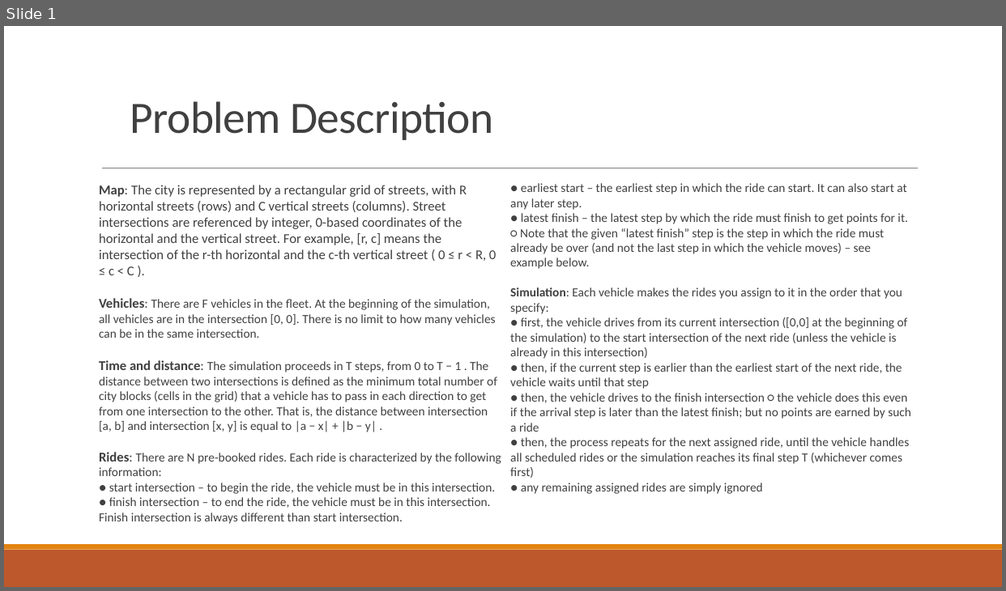
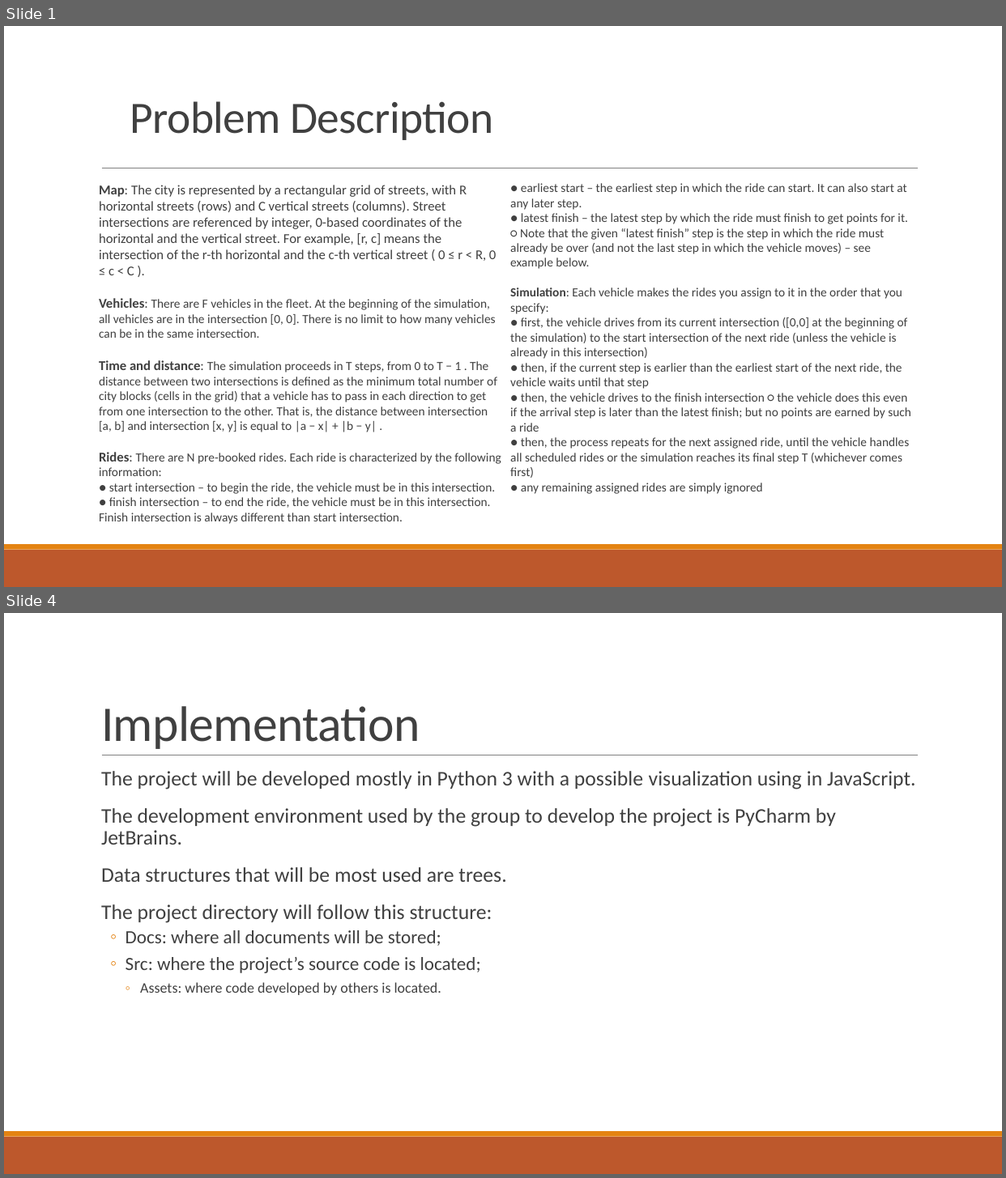
Before and after one commit to motapinto/feup-IART, a slide deck: Projects/P1/doc/IART01.pptx. Shown one above the other, each under a label of ours: slide 1 before the commit, slides 1 and 4 after it; the slides between them are not shown. The pictures are 1006x591 and 1006x1178 pixels, drawn with LibreOffice and Linux fonts; fonts in the diff are those of the drawing. Boxes give left, top, right and bottom in pixels: in the first picture for what was removed or moved away, otherwise in the second. Text is boxed around its words. In the diff, an @@ line names an element or a change of style, - is before the commit and + after.

Commit message:
modified ppt

```diff
--- a/Projects/P1/doc/IART01.pptx
+++ b/Projects/P1/doc/IART01.pptx
@@ slide 4 added at bbox=[4, 613, 1002, 1174], background #FFFFFF; not listed: 3 template elements that a slide beside it also shows @@
@@ title added at bbox=[101, 706, 420, 749], 48 pt, text #404040 @@
+Implementation
@@ text added at bbox=[101, 771, 916, 995], 20 pt, text #404040 @@
+  The project will be developed mostly in Python 3 with a possible visualization using in JavaScript.
+  The development environment used by the group to develop the project is PyCharm by JetBrains.
+  Data structures that will be most used are trees.
+  The project directory will follow this structure:
+  ◦ Docs: where all documents will be stored;
+  ◦ Src: where the project’s source code is located;
+    ◦ Assets: where code developed by others is located.
```
Also in this commit, not shown: 1 slide changed, 1 other slide added, 3 other files.
